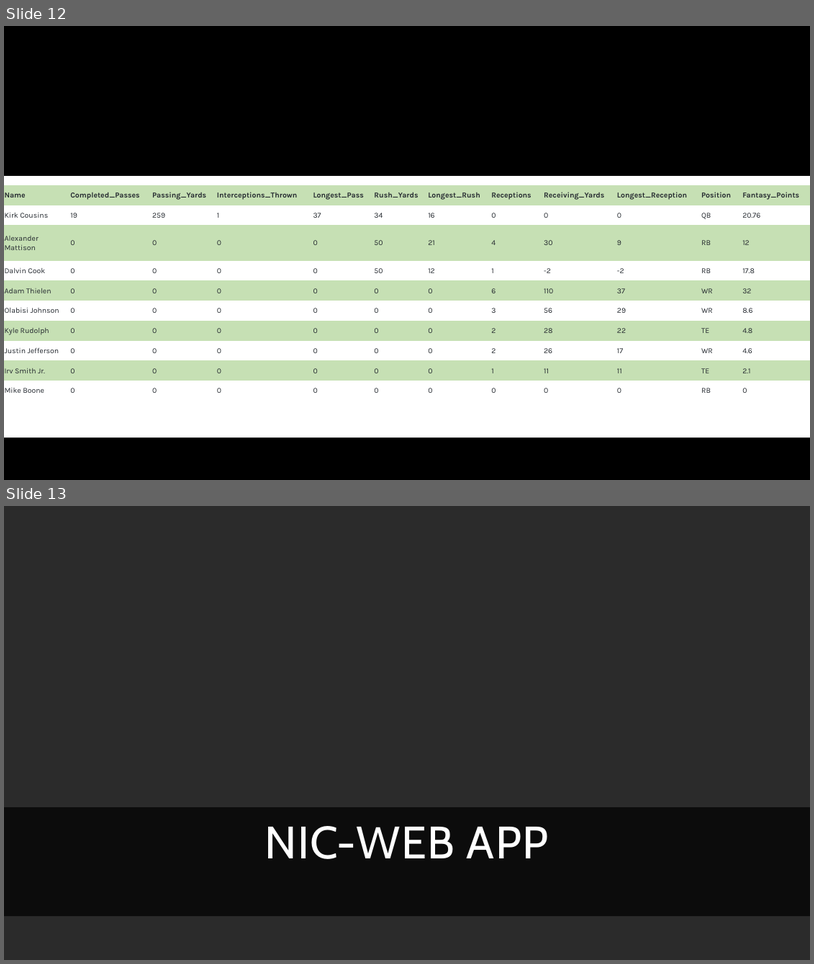
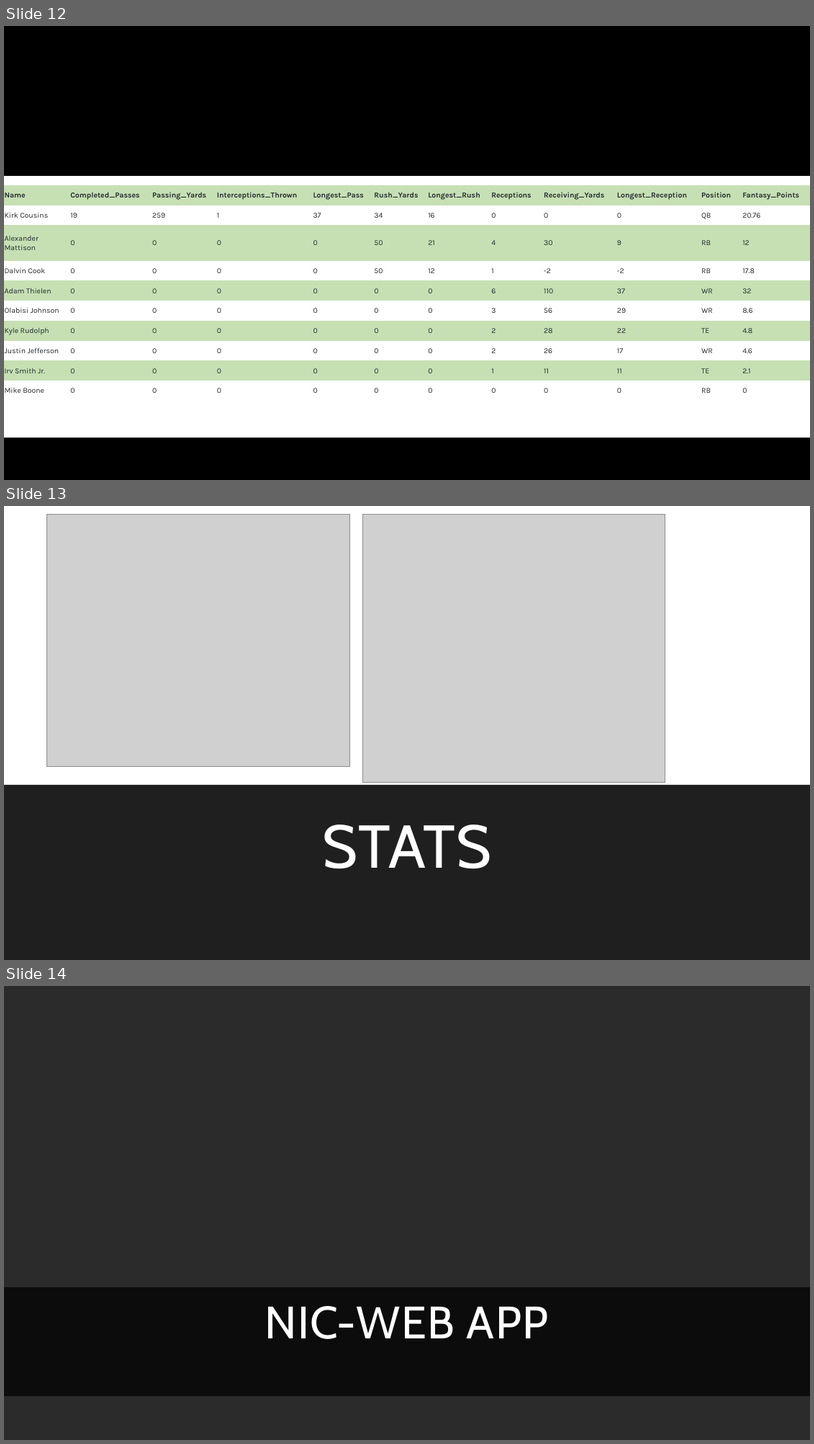
Before and after one commit to sbull32/team_cautious_waffle, a slide deck: Resources/Final.Presentation.pptx. Shown one above the other, each under a label of ours: slides 12 and 13 before the commit, slides 12, 13 and 14 after it. The pictures are 814x964 and 814x1444 pixels, drawn with LibreOffice and Linux fonts; fonts in the diff are those of the drawing; grey boxes stand for pictures; background and template pictures are left out; a plain dark background stands for a picture behind light text. Boxes give left, top, right and bottom in pixels: in the first picture for what was removed or moved away, otherwise in the second. Text is boxed around its words. In the diff, an @@ line names an element or a change of style, - is before the commit and + after.

Commit message:
Final Final Presentation with added visuals

```diff
--- a/Resources/Final.Presentation.pptx
+++ b/Resources/Final.Presentation.pptx
@@ slide 13 added at bbox=[4, 506, 810, 960], background #FFFFFF; not listed: 1 template element that a slide beside it also shows @@
@@ rectangle added at bbox=[4, 506, 810, 960], fill #FFFFFF @@
@@ picture added at bbox=[47, 515, 350, 766] @@
@@ picture added at bbox=[363, 515, 665, 782] @@
@@ rectangle added at bbox=[4, 784, 810, 960], fill #000000 @@
@@ rectangle added at bbox=[4, 785, 810, 960], fill #000000 at 88% opacity @@
@@ title added at bbox=[322, 824, 492, 868], 72 pt, text #FFFFFF @@
+STATS
@@ what was slide 13 is now slide 14 @@
```
